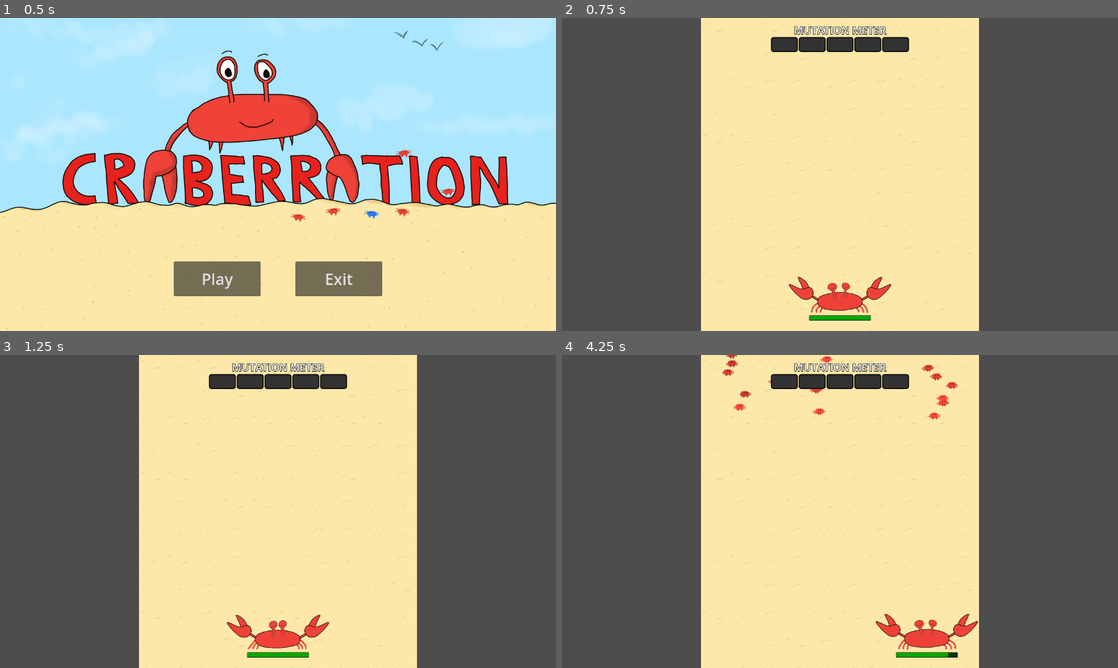
Above: before the commit, frames 1-4 (two rows, left to right).
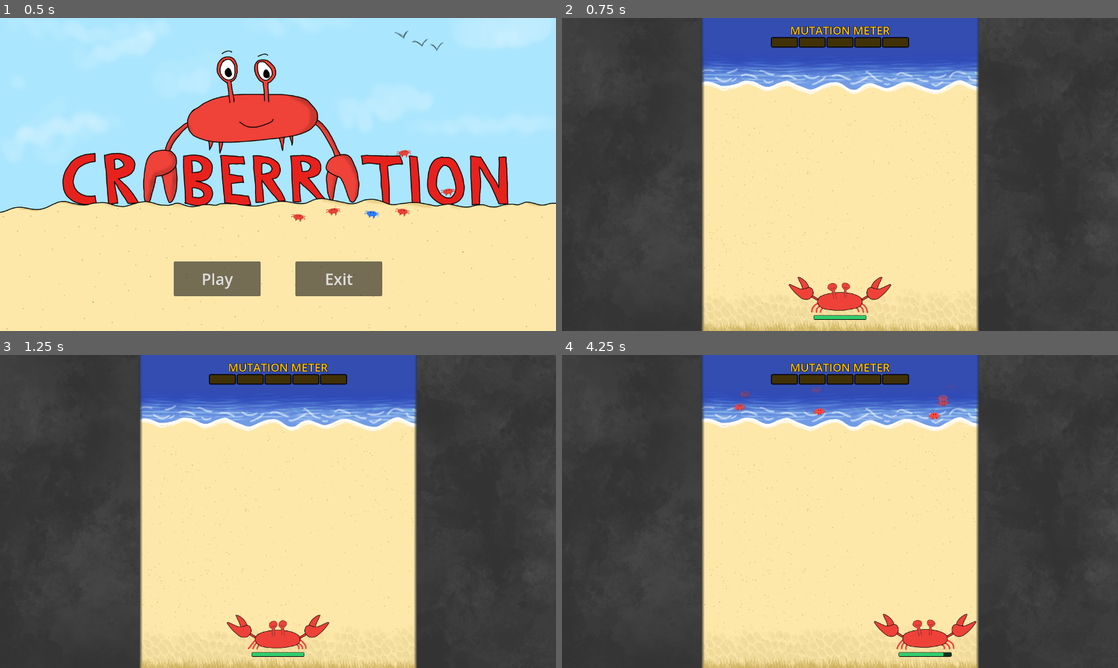
Above: after the commit, the same moments.

Repository: theXYZT/craberration-game
Game: Godot game, scene res://Main.tscn
Two runs of this game, one before a commit and one after it. Both use one fixed random seed, a clock stepped at 60 frames per second and the inputs below.
Inputs:
- Up to frame 1 (0.5 s): no input
- Up to frame 2 (0.75 s): click "Play" at 0.5 s
- Up to frame 3 (1.25 s): no input
- Up to frame 4 (4.25 s): hold D (move_right) 1.28-2.03 s; hold A (move_left) 2.03-2.78 s; hold D (move_right) from 2.78 s (still down)

Frame 1 is identical in both runs. In frame 2, 18% of the frame differs, in the area x 0-100%, y 0-100%; in frame 3, 18%; in frame 4, 19%.

Commit message:
New level art

Diff:
--- a/Scenes/Beach.tscn
+++ b/Scenes/Beach.tscn
@@ -1,8 +1,11 @@
-[gd_scene load_steps=12 format=3 uid="uid://c2l1eg3cu5w06"]
+[gd_scene load_steps=15 format=3 uid="uid://c2l1eg3cu5w06"]
 
 [ext_resource type="Script" path="res://Scenes/Beach.gd" id="1_iqkom"]
 [ext_resource type="Texture2D" uid="uid://oits2bjrm20r" path="res://Assets/sand.png" id="2_vy4vo"]
+[ext_resource type="Texture2D" uid="uid://c70mnaplvkp71" path="res://Assets/Level_Main.png" id="2_whfmo"]
+[ext_resource type="Texture2D" uid="uid://w5e3t5r2prlj" path="res://Assets/Level_Grass.png" id="3_2wvsa"]
 [ext_resource type="PackedScene" uid="uid://ctdqwctsy2myo" path="res://Scenes/Crab.tscn" id="3_alax6"]
+[ext_resource type="Texture2D" uid="uid://5jah6g7p67d3" path="res://Assets/Level_Water.png" id="4_0btmn"]
 [ext_resource type="Script" path="res://Scenes/BabySpawner.gd" id="4_sajsm"]
 [ext_resource type="PackedScene" uid="uid://44xpx7x5emxi" path="res://Scenes/UI/StatCounter.tscn" id="5_li0ll"]
 [ext_resource type="PackedScene" uid="uid://dtifsjoo7qglj" path="res://Scenes/UI/MutationMeter.tscn" id="6_vd2ps"]
@@ -46,18 +49,36 @@
 [node name="Beach" type="Node2D"]
 script = ExtResource("1_iqkom")
 
+[node name="Level" type="Node2D" parent="."]
+
+[node name="MainLevelTexture" type="Sprite2D" parent="Level"]
+texture = ExtResource("2_whfmo")
+centered = false
+
+[node name="Grass" type="Sprite2D" parent="Level"]
+z_index = 4
+texture = ExtResource("3_2wvsa")
+centered = false
+
+[node name="WaterGradient" type="Sprite2D" parent="Level"]
+z_index = 3
+texture = ExtResource("4_0btmn")
+centered = false
+
 [node name="TileMap" type="TileMap" parent="."]
+visible = false
 tile_set = SubResource("TileSet_a1k0f")
 format = 2
 layer_0/tile_data = PackedInt32Array(5, 0, 1, 65541, 65536, 0, 131077, 65536, 0, 196613, 0, 0, 262149, 0, 1, 327685, 65 …(1818 unchanged characters)…
 
 [node name="Crab" parent="." instance=ExtResource("3_alax6")]
 unique_name_in_owner = true
-z_index = 1
+z_index = 6
 position = Vector2(640, 640)
 
 [node name="BabySpawner" type="Node2D" parent="."]
 unique_name_in_owner = true
+z_index = 1
 y_sort_enabled = true
 script = ExtResource("4_sajsm")
 
@@ -72,8 +93,7 @@
 script = SubResource("GDScript_k8jph")
 
 [node name="Background" type="Panel" parent="Game Over"]
-offset_left = 320.0
-offset_right = 960.0
+offset_right = 1280.0
 offset_bottom = 720.0
 theme_override_styles/panel = SubResource("StyleBoxFlat_a8y7s")
 
--- a/Scenes/Crab.gd
+++ b/Scenes/Crab.gd
@@ -17,8 +17,8 @@
 
 
 var speed := 150.0
-var x_min := 440.0
-var x_max := 840.0
+var x_min := 444.0
+var x_max := 836.0
 
 
 func _ready():
@@ -43,8 +43,8 @@
 
 func big_left_claw():
 	($LeftClaw as Claw).scale = Vector2(1.5, -1.5)
-	x_min = 478.0
+	x_min = 480.0
 
 func big_right_claw():
 	($RightClaw as Claw).scale = Vector2(1.5, 1.5)
-	x_max = 802.0
+	x_max = 800.0
--- a/Scenes/Crab.tscn
+++ b/Scenes/Crab.tscn
@@ -139,20 +139,28 @@
 }
 
 [sub_resource type="StyleBoxFlat" id="StyleBoxFlat_3jalv"]
-bg_color = Color(0, 0.2, 0, 1)
+bg_color = Color(0.048, 0.2, 0.106267, 1)
 border_width_left = 1
 border_width_top = 1
 border_width_right = 1
 border_width_bottom = 1
 border_color = Color(0, 0, 0, 1)
+corner_radius_top_left = 2
+corner_radius_top_right = 2
+corner_radius_bottom_right = 2
+corner_radius_bottom_left = 2
 expand_margin_left = 1.0
 expand_margin_top = 1.0
 expand_margin_right = 1.0
 expand_margin_bottom = 1.0
 
 [sub_resource type="StyleBoxFlat" id="StyleBoxFlat_vvoow"]
-bg_color = Color(0, 0.65098, 0, 1)
+bg_color = Color(0.192157, 0.8, 0.423529, 1)
 border_color = Color(0, 0, 0, 1)
+corner_radius_top_left = 2
+corner_radius_top_right = 2
+corner_radius_bottom_right = 2
+corner_radius_bottom_left = 2
 
 [node name="Crab" type="Node2D"]
 script = ExtResource("1_pqb4p")
@@ -179,10 +187,10 @@
 autoplay = "move"
 
 [node name="EnergyBar" type="ProgressBar" parent="."]
-offset_left = -70.0
+offset_left = -60.0
 offset_top = 45.0
-offset_right = 70.0
-offset_bottom = 55.0
+offset_right = 60.0
+offset_bottom = 53.0
 theme_override_styles/background = SubResource("StyleBoxFlat_3jalv")
 theme_override_styles/fill = SubResource("StyleBoxFlat_vvoow")
 step = 1.0
--- a/Scenes/UI/MutationMeter.gd
+++ b/Scenes/UI/MutationMeter.gd
@@ -2,7 +2,7 @@
 
 @onready var bars = $HBoxContainer.get_children()
 
-var segment: int = 3
+var segment: int = 4
 var max_mutation: int = segment * 5
 signal mutation_ending
 
--- a/Scenes/UI/MutationMeter.tscn
+++ b/Scenes/UI/MutationMeter.tscn
@@ -9,28 +9,40 @@
 [node name="MutationMeter" type="Node2D"]
 script = ExtResource("1_tslr5")
 
+[node name="Label" type="Label" parent="."]
+custom_minimum_size = Vector2(320, 36)
+offset_right = 320.0
+offset_bottom = 36.0
+theme_override_colors/font_color = Color(1, 0.780392, 0.0980392, 1)
+theme_override_colors/font_outline_color = Color(0, 0, 0, 1)
+theme_override_constants/outline_size = 4
+theme_override_font_sizes/font_size = 26
+text = "MUTATION METER"
+horizontal_alignment = 1
+vertical_alignment = 1
+
 [node name="HBoxContainer" type="HBoxContainer" parent="."]
-custom_minimum_size = Vector2(320, 30)
+custom_minimum_size = Vector2(320, 20)
 offset_top = 36.0
 offset_right = 320.0
-offset_bottom = 66.0
+offset_bottom = 56.0
 theme_override_constants/separation = 6
 alignment = 1
 
 [node name="ProgressBar" type="ProgressBar" parent="HBoxContainer"]
-custom_minimum_size = Vector2(58, 30)
+custom_minimum_size = Vector2(58, 20)
 layout_mode = 2
 theme_override_styles/background = ExtResource("2_y5uey")
 theme_override_styles/fill = ExtResource("3_24brj")
 max_value = 3.0
 step = 1.0
-value = 5.0
+value = 3.0
 allow_greater = true
 allow_lesser = true
 show_percentage = false
 
 [node name="ProgressBar2" type="ProgressBar" parent="HBoxContainer"]
-custom_minimum_size = Vector2(58, 30)
+custom_minimum_size = Vector2(58, 20)
 layout_mode = 2
 theme_override_styles/background = ExtResource("2_xqntv")
 theme_override_styles/fill = ExtResource("3_fift0")
@@ -43,51 +55,40 @@
 show_percentage = false
 
 [node name="ProgressBar3" type="ProgressBar" parent="HBoxContainer"]
-custom_minimum_size = Vector2(58, 30)
+custom_minimum_size = Vector2(58, 20)
 layout_mode = 2
 theme_override_styles/background = ExtResource("2_xqntv")
 theme_override_styles/fill = ExtResource("3_fift0")
 min_value = 6.0
 max_value = 9.0
 step = 1.0
-value = 5.0
+value = 6.0
 allow_greater = true
 allow_lesser = true
 show_percentage = false
 
 [node name="ProgressBar4" type="ProgressBar" parent="HBoxContainer"]
-custom_minimum_size = Vector2(58, 30)
+custom_minimum_size = Vector2(58, 20)
 layout_mode = 2
 theme_override_styles/background = ExtResource("2_xqntv")
 theme_override_styles/fill = ExtResource("3_fift0")
 min_value = 9.0
 max_value = 12.0
 step = 1.0
-value = 5.0
+value = 9.0
 allow_greater = true
 allow_lesser = true
 show_percentage = false
 
 [node name="ProgressBar5" type="ProgressBar" parent="HBoxContainer"]
-custom_minimum_size = Vector2(58, 30)
+custom_minimum_size = Vector2(58, 20)
 layout_mode = 2
 theme_override_styles/background = ExtResource("2_xqntv")
 theme_override_styles/fill = ExtResource("3_fift0")
 min_value = 12.0
 max_value = 15.0
 step = 1.0
-value = 5.0
+value = 12.0
 allow_greater = true
 allow_lesser = true
 show_percentage = false
-
-[node name="Label" type="Label" parent="."]
-custom_minimum_size = Vector2(320, 36)
-offset_right = 320.0
-offset_bottom = 36.0
-theme_override_colors/font_outline_color = Color(0, 0, 0, 1)
-theme_override_constants/outline_size = 4
-theme_override_font_sizes/font_size = 24
-text = "MUTATION METER"
-horizontal_alignment = 1
-vertical_alignment = 1
--- a/Scenes/UI/MutationMeterBackground.tres
+++ b/Scenes/UI/MutationMeterBackground.tres
@@ -1,7 +1,7 @@
 [gd_resource type="StyleBoxFlat" format=3 uid="uid://dayw6tcpfa4w6"]
 
 [resource]
-bg_color = Color(0.196078, 0.196078, 0.196078, 1)
+bg_color = Color(0.25098, 0.192157, 0.0235294, 1)
 border_width_left = 2
 border_width_top = 2
 border_width_right = 2
@@ -15,3 +15,4 @@
 expand_margin_top = 2.0
 expand_margin_right = 2.0
 expand_margin_bottom = 2.0
+anti_aliasing = false
--- a/Scenes/UI/MutationMeterBackgroundFull.tres
+++ b/Scenes/UI/MutationMeterBackgroundFull.tres
@@ -1,7 +1,7 @@
 [gd_resource type="StyleBoxFlat" format=3 uid="uid://b0c3crk20m1go"]
 
 [resource]
-bg_color = Color(0.196078, 0.196078, 0.196078, 1)
+bg_color = Color(0.25098, 0.192157, 0.0235294, 1)
 border_width_left = 2
 border_width_top = 2
 border_width_right = 2
--- a/Scenes/UI/MutationMeterFill.tres
+++ b/Scenes/UI/MutationMeterFill.tres
@@ -1,7 +1,7 @@
 [gd_resource type="StyleBoxFlat" format=3 uid="uid://d0e4mb652g2bn"]
 
 [resource]
-bg_color = Color(0, 0.4, 1, 1)
+bg_color = Color(1, 0.780392, 0.0980392, 1)
 corner_radius_top_left = 4
 corner_radius_top_right = 4
 corner_radius_bottom_right = 4
--- a/Scenes/UI/MutationMeterFillFull.tres
+++ b/Scenes/UI/MutationMeterFillFull.tres
@@ -1,7 +1,7 @@
 [gd_resource type="StyleBoxFlat" format=3 uid="uid://dd4mvb2x07cps"]
 
 [resource]
-bg_color = Color(0, 0.717647, 1, 1)
+bg_color = Color(0.898039, 0.439216, 0, 1)
 border_width_left = 3
 border_width_top = 3
 border_width_right = 3
Binary file added: Assets/Level_Grass.png
Not shown, added: Assets/Level_Grass.png.import
Binary file added: Assets/Level_Main.png
Not shown, added: Assets/Level_Main.png.import
Binary file added: Assets/Level_Water.png
Not shown, added: Assets/Level_Water.png.import
Not shown, added: Assets/Level.kra
Not shown, added: Assets/Level.kra~
